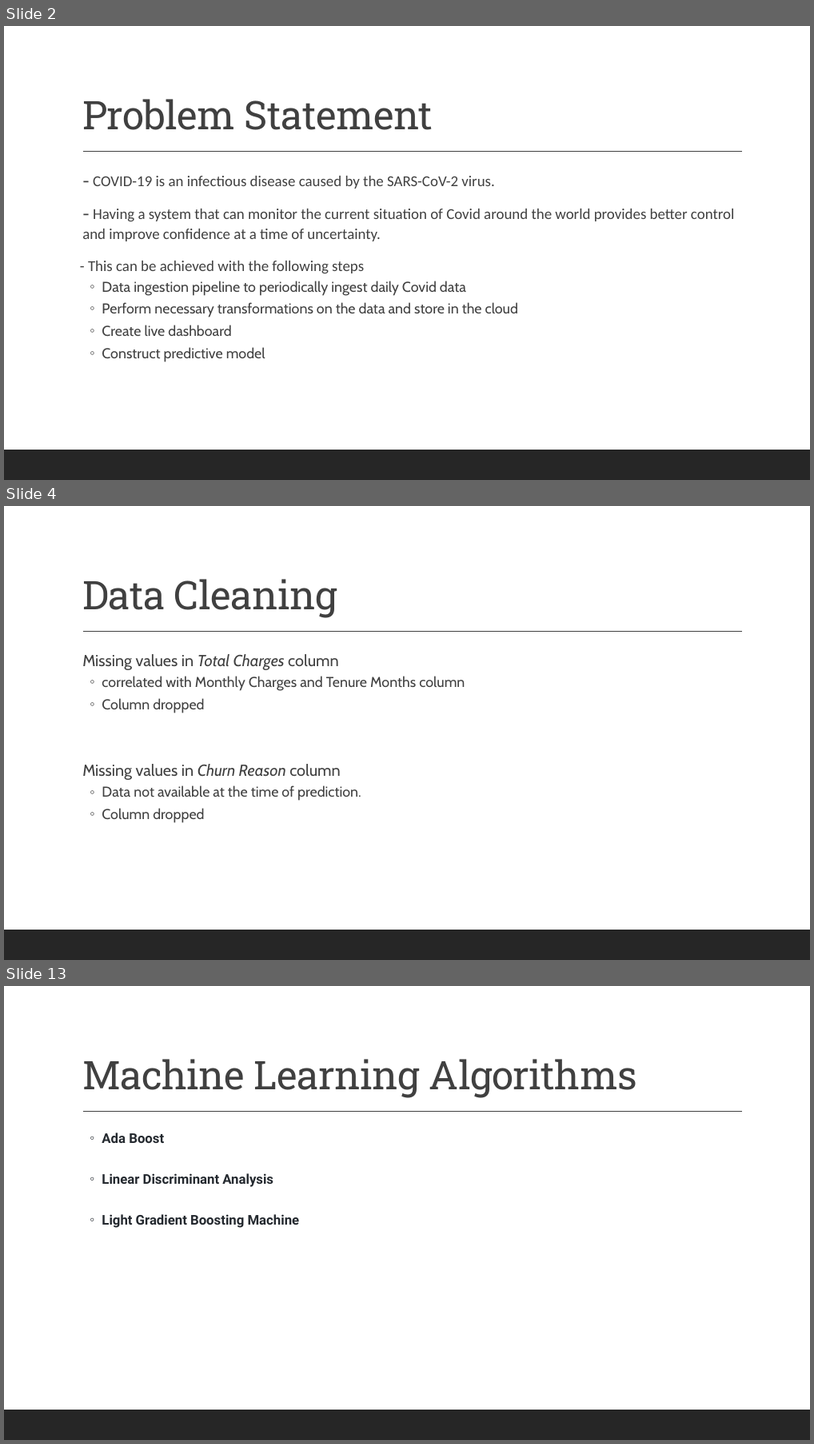
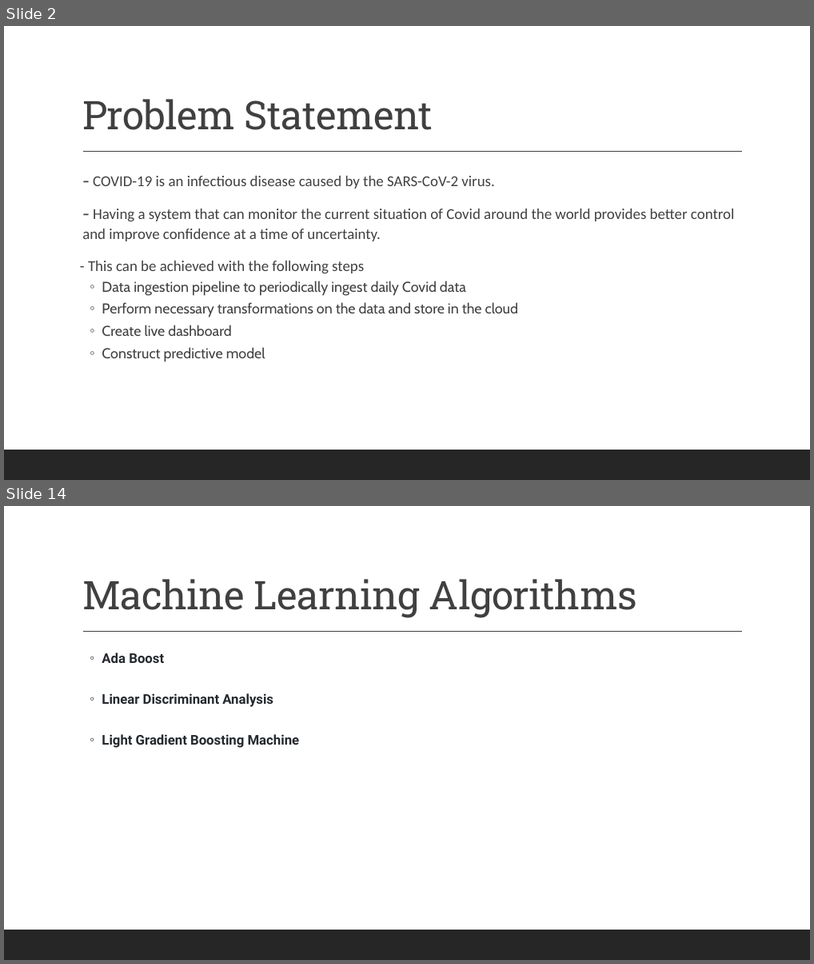
Before and after one commit to VargheseTresa/SpringBoard, a slide deck: cap3/Capstone_Final_Slides.pptx. Shown one above the other, each under a label of ours: slides 2, 4 and 13 before the commit, slides 2 and 14 after it; the slides between them are not shown. The pictures are 814x1444 and 814x964 pixels, drawn with LibreOffice and Linux fonts; fonts in the diff are those of the drawing. Boxes give left, top, right and bottom in pixels: in the first picture for what was removed or moved away, otherwise in the second. Text is boxed around its words. In the diff, an @@ line names an element or a change of style, - is before the commit and + after.

```diff
--- a/cap3/Capstone_Final_Slides.pptx
+++ b/cap3/Capstone_Final_Slides.pptx
@@ slide 4 removed at bbox=[4, 506, 810, 960], background #FFFFFF; not listed: 2 template elements that a slide beside it also shows @@
@@ title removed at bbox=[82, 579, 338, 618] @@
-Data Cleaning
@@ text removed at bbox=[82, 654, 465, 823] @@
-  Missing values in Total Charges column
-  ◦ correlated with Monthly Charges and Tenure Months column
-  ◦ Column dropped
-  Missing values in Churn Reason column
-  ◦ Data not available at the time of prediction.
-  ◦ Column dropped
@@ what was slide 13 is now slide 14 @@
```
Also in this commit, not shown: 2 slides changed, 9 slides added, 9 other slides removed, 1 other file.
